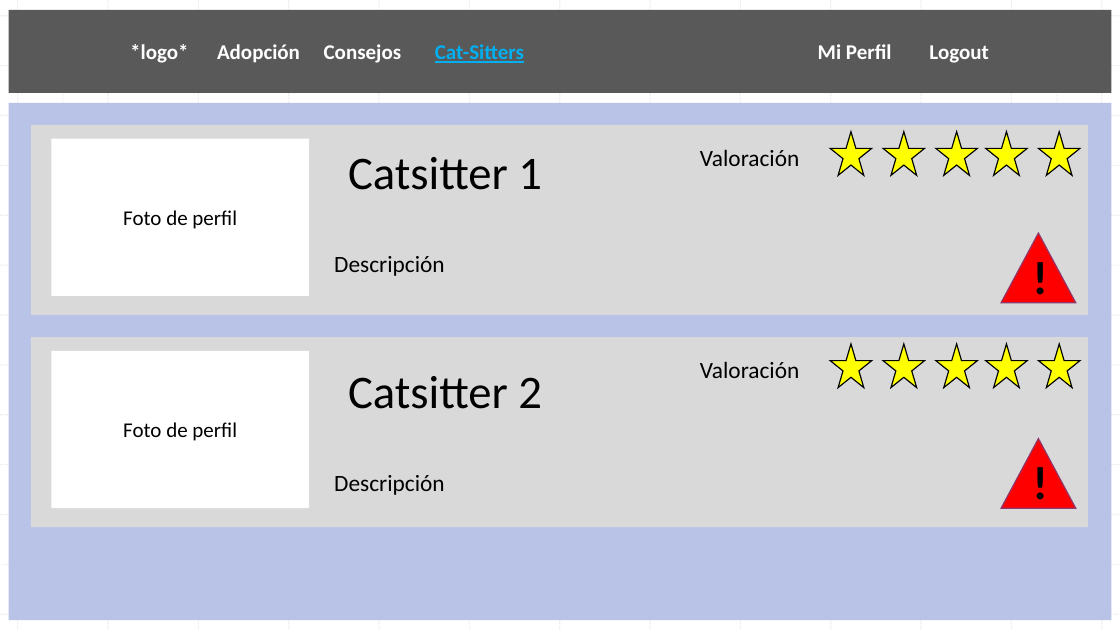
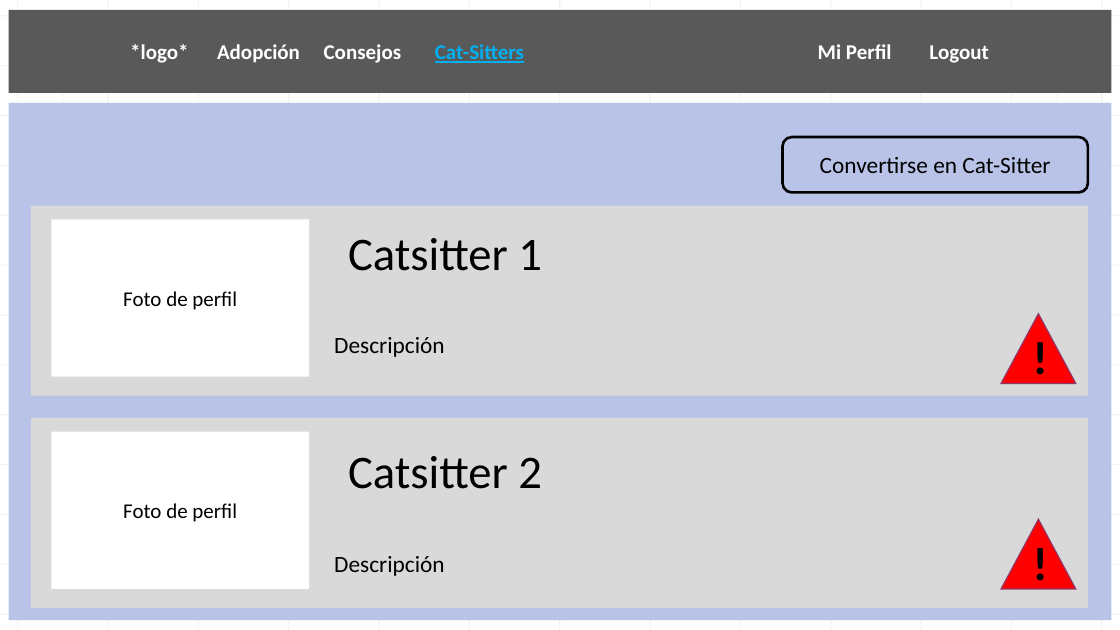
Before and after one commit to AndresIturria/Cat-Attack, a slide deck: slide 7 of Docs/wireframe cat-attack.pptx. Drawn at 1120x630 pixels with LibreOffice and Linux fonts; fonts in the diff are those of the drawing. Boxes give left, top, right and bottom in pixels: in the first picture for what was removed or moved away, otherwise in the second. Text is boxed around its words. In the diff, an @@ line names an element or a change of style, - is before the commit and + after.

Commit message:
Wireframe modificado y quitado boton de catsitter del perfil

```diff
--- a/Docs/wireframe cat-attack.pptx
+++ b/Docs/wireframe cat-attack.pptx
@@ text removed at [700,149,799,166] @@
-Valoración
@@ rounded rectangle added at [783,137,1089,192], outline #000000 2.25 pt @@
@@ star removed at [830,132,872,176] @@
@@ star removed at [883,132,925,176] @@
@@ star removed at [936,132,978,176] @@
@@ star removed at [986,132,1028,176] @@
@@ star removed at [1038,132,1081,176] @@
@@ text added at [820,157,1050,173], 20 pt, text #000000 @@
+Convertirse en Cat-Sitter
@@ star removed at [830,344,872,387] @@
@@ star removed at [883,344,925,387] @@
@@ star removed at [936,344,978,387] @@
@@ star removed at [986,344,1028,387] @@
@@ star removed at [1038,344,1081,387] @@
@@ text removed at [700,361,799,378] @@
-Valoración
@@ 4 texts, 4 rectangles, 2 triangles: place and size @@
-4 texts, 4 rectangles, 2 triangles at [31,125,1088,527]
+4 texts, 4 rectangles, 2 triangles at [31,206,1088,607]
```
Also in this commit, not shown: 2 other slides changed, 1 other file.
